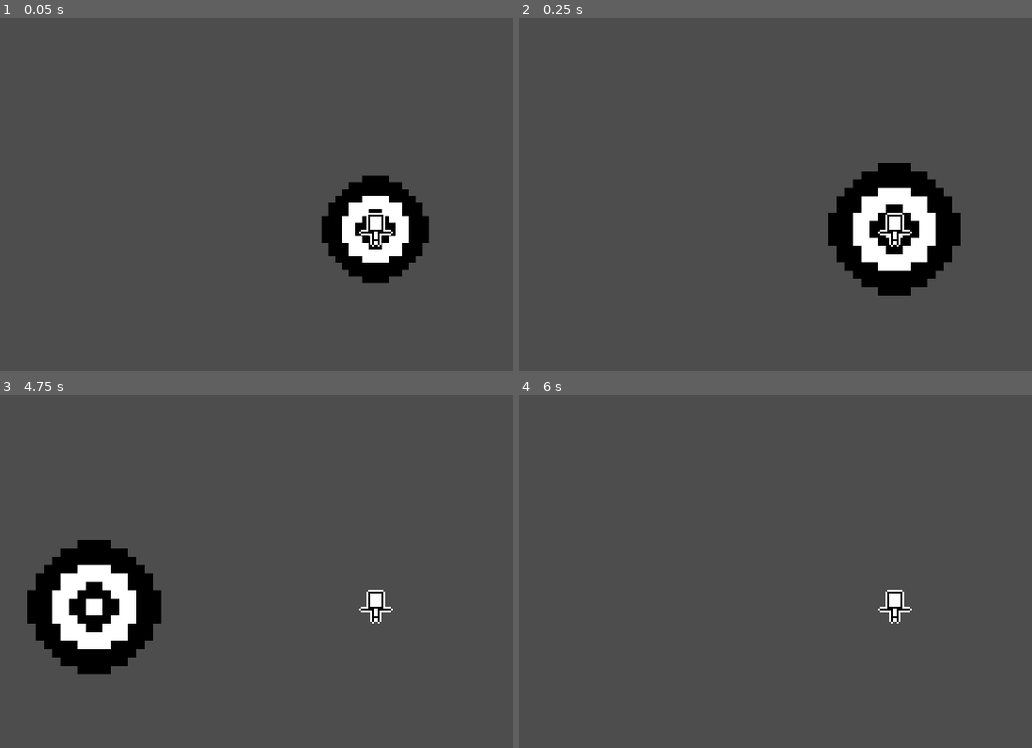
Above: before the commit, frames 1-4 (two rows, left to right).
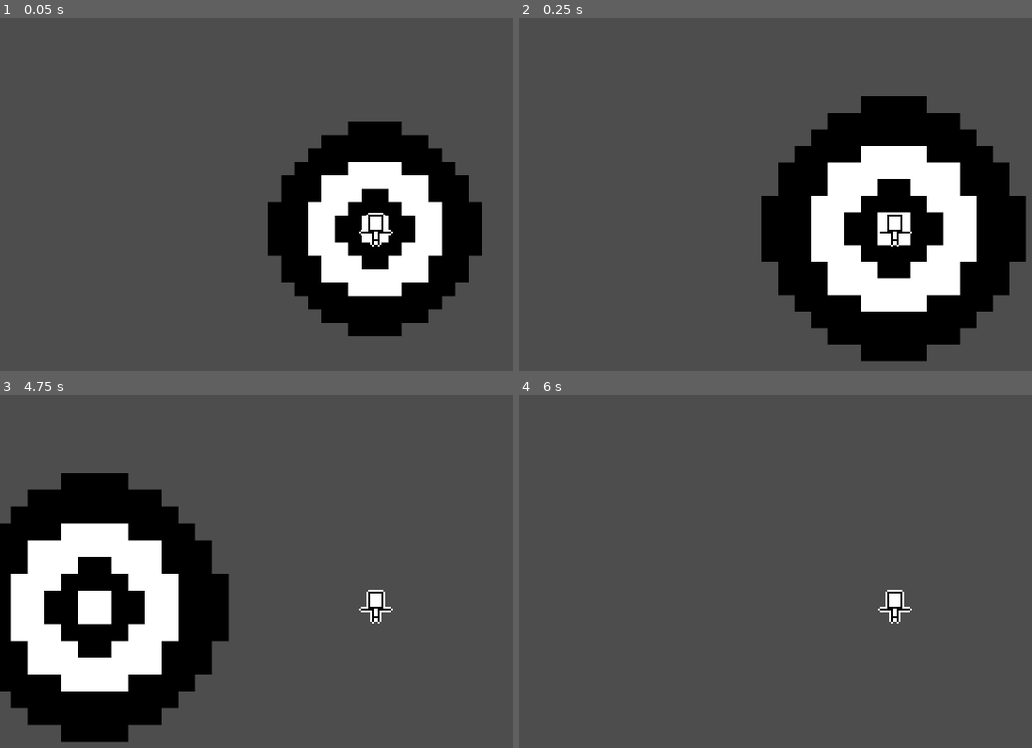
Above: after the commit, the same moments.

Repository: slost/1bj-hero-core
Game: Godot game, scene res://Scenes/Character/player.tscn
Same seed, same stepped clock (60 frames per second), same inputs: the game is played once before the commit and once after it. This scene is started directly instead of the project's main scene.
Inputs:
- Up to frame 1 (0.05 s): no input
- Up to frame 2 (0.25 s): no input
- Up to frame 3 (4.75 s): hold Right (move_right) 0.53-1.28 s; hold Space (advance_dialog) 0.53-1.28 s; hold Down (move_down) 1.28-2.03 s; tap Space (advance_dialog) at 1.35, 2.85, 4.35 s; tap Enter at 2 s; hold Right (move_right) 2.03-2.78 s; hold Space (advance_dialog) 2.03-2.78 s; tap F1 (debug_restart) at 2.75, 3.5, 4.25 s; hold Up (move_up) 2.78-3.53 s; hold Space (advance_dialog) 3.53-4.28 s; hold Left (move_left) from 3.53 s (still down)
- Up to frame 4 (6 s): release Left (move_left) at 5.03 s; hold Down (move_down) 5.03-5.78 s; hold Space (advance_dialog) 5.03-5.78 s; tap F1 (debug_restart) at 5.75 s; hold Right (move_right) from 5.78 s (still down); tap Space (advance_dialog) at 5.85 s

The runs differ from the first frame. In frame 1, 18% of the frame differs, in the area x 52-94%, y 29-91%; in frame 2, 27%, in the area x 47-99%, y 22-98%; in frame 3, 26%; in frame 4, nothing differs.

Commit message:
Implement Pattern with Item

Diff:
--- a/Scenes/Skills/pattern.gd
+++ b/Scenes/Skills/pattern.gd
@@ -2,13 +2,20 @@
 
 var layer: int = 0
 var type = "type"
+var max_range: int = 10
 
 
-func _ready():
-	var tile_data = get_cell_tile_data(0, Vector2(1,1))
-
-
-	if tile_data:
-		var _type = tile_data.get_custom_data(type)
-		if _type == "se":
-			print("go se")
+func get_pattern_tiles() -> Array:
+	var tile_map: Array = []
+	for x in range(-max_range, max_range):
+		for y in range(-max_range, max_range):
+			var tile: Array = []
+			var tile_data = get_cell_tile_data(0, Vector2(x, y))
+			if tile_data:
+				tile.append(Vector2(x, y))
+				var _type = tile_data.get_custom_data(type)
+				if _type == "se":
+					print("go se")
+					tile.append(_type)
+				tile_map.append(tile)
+	return tile_map
--- a/Scenes/Skills/pattern.tscn
+++ b/Scenes/Skills/pattern.tscn
@@ -4,12 +4,19 @@
 [ext_resource type="Script" path="res://Scenes/Skills/pattern.gd" id="1_kb8qd"]
 [ext_resource type="Texture2D" uid="uid://8autg0sxkmyo" path="res://Assets/Sprites/dummy.png" id="3_cnd7g"]
 
-[node name="TileMap" type="TileMap"]
+[node name="Pattern" type="TileMap"]
 position = Vector2(-8, -8)
 tile_set = ExtResource("1_ha03x")
 format = 2
-layer_0/tile_data = PackedInt32Array(-1, 65536, 1, 131071, 65536, 3, 65537, 196608, 3, 65536, 131072, 3, -65536, 131072, 1, 65535, 65536, 2, 1, 196608, 2, -65535, 196608, 1)
+layer_0/tile_data = PackedInt32Array(-1, 131072, 2, -65536, 131072, 2, -65535, 131072, 2, 1, 131072, 2, 65537, 131072, 2, 65536, 131072, 2, 131071, 131072, 2, 65535, 131072, 2)
 script = ExtResource("1_kb8qd")
+
+[node name="ColorRect" type="ColorRect" parent="."]
+offset_left = -160.0
+offset_top = -160.0
+offset_right = 176.0
+offset_bottom = 176.0
+color = Color(0.596078, 0.596078, 0.596078, 0.352941)
 
 [node name="Sprite2D" type="Sprite2D" parent="."]
 modulate = Color(1, 1, 1, 0.196078)
--- a/Scenes/item.tscn
+++ b/Scenes/item.tscn
@@ -1,6 +1,9 @@
-[gd_scene load_steps=2 format=3 uid="uid://cewgw4y4rf720"]
+[gd_scene load_steps=3 format=3 uid="uid://cewgw4y4rf720"]
 
 [ext_resource type="Script" path="res://Scripts/Item.gd" id="1_jrdpl"]
+[ext_resource type="PackedScene" uid="uid://dk7iqxoxraa8e" path="res://Scenes/Skills/pattern.tscn" id="2_txjy0"]
 
 [node name="Item" type="Node"]
 script = ExtResource("1_jrdpl")
+
+[node name="Around" parent="." instance=ExtResource("2_txjy0")]
--- a/Scripts/Item.gd
+++ b/Scripts/Item.gd
@@ -4,11 +4,16 @@
 var bars: int = 1
 
 @onready var player: Node = $"../.."
+var pattern
+
+func _ready():
+	pattern = $Around
+	pattern.visible = false
 
 
 func _process(_delta) -> void:
 	if Global.bars >= bars:
-		spawn_skill("kick", {skill_scale = 4})
+		spawn_skill("kick", {spawn_loc = Vector2.ZERO, skill_scale = 8})
 		if Global.bars % 2 == 0:
 			spawn_skill_pattern("kick", "around caster", {spawn_dist = 1})
 		bars += 1
@@ -18,12 +23,14 @@
 func spawn_skill(_skill: String, _params = null) -> void:
 	var skill = load(skill_path).instantiate()
 	# if _params != null:
-	var spawn_loc = _params.get("spawn_loc", "mid")
+	var spawn_loc = _params.get("spawn_loc", Vector2(0, 0))
 	var spawn_dist = _params.get("spawn_dist", 0)
 	var skill_scale = _params.get("skill_scale", 1)
 	var skill_dir
-	var spawn_position = player.global_position + \
-		( get_spawn_location(spawn_loc)  * (spawn_dist + 1) )
+	var spawn_position = player.global_position \
+		# + spawn_loc
+		+ ( (spawn_loc * Global.tile_size * player.scale) ) * (spawn_dist + 1)
+		# ( get_spawn_location(spawn_loc)  * (spawn_dist + 1) )
 	skill.scale = skill_scale * Global.scale
 	skill.global_position = spawn_position
 	$"..".add_child(skill)
@@ -31,16 +38,14 @@
 
 func spawn_skill_pattern(_skill: String, _pattern: String, _params = null) -> void:
 	var spawn_dist = _params.get("spawn_dist", 0)
+	var pattern_tiles = pattern.get_pattern_tiles()
+	print(pattern_tiles)
 	match _pattern:
 		"around caster":
-			spawn_skill(_skill, {spawn_loc = "n", spawn_dist = spawn_dist})
-			spawn_skill(_skill, {spawn_loc = "nw"})
-			spawn_skill(_skill, {spawn_loc = "e"})
-			spawn_skill(_skill, {spawn_loc = "w"})
-			spawn_skill(_skill, {spawn_loc = "s"})
-			spawn_skill(_skill, {spawn_loc = "ne"})
-			spawn_skill(_skill, {spawn_loc = "sw"})
-			spawn_skill(_skill, {spawn_loc = "se"})
+			pass
+	for tile in pattern_tiles:
+		spawn_skill("kick", {spawn_loc = tile[0], spawn_dist = spawn_dist})
+
 
 
 # รีเทิร์นตำแหน่ง arg0 = ตำแหน่ง, arg1 = ระยะห่างจากตำแหน่งนั้น
